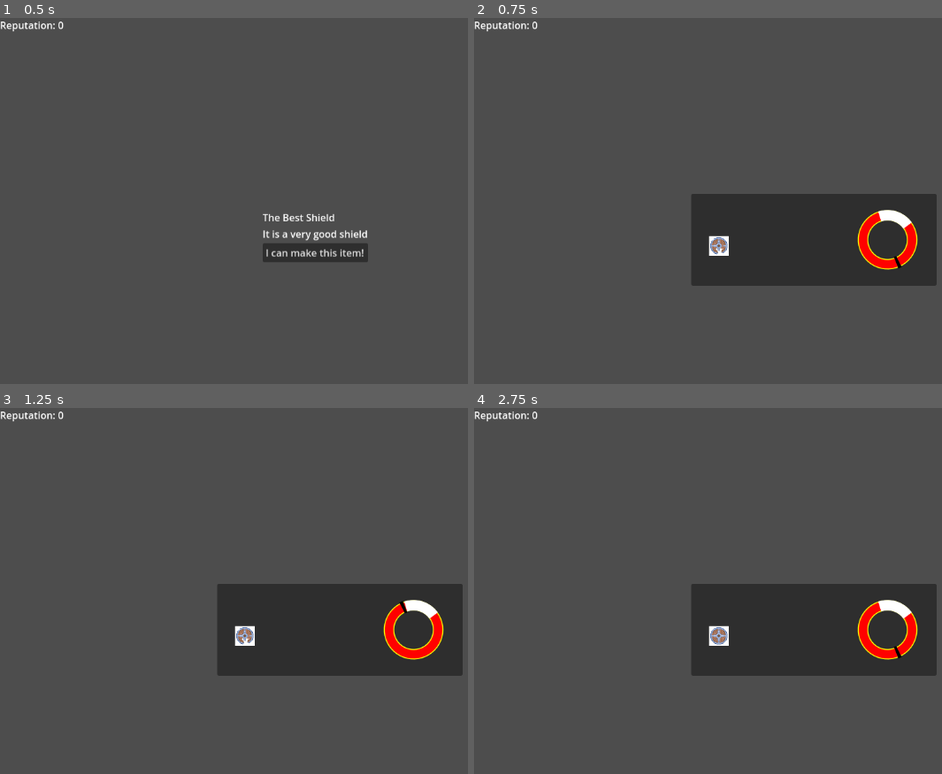
Above: before the commit, frames 1-4 (two rows, left to right).
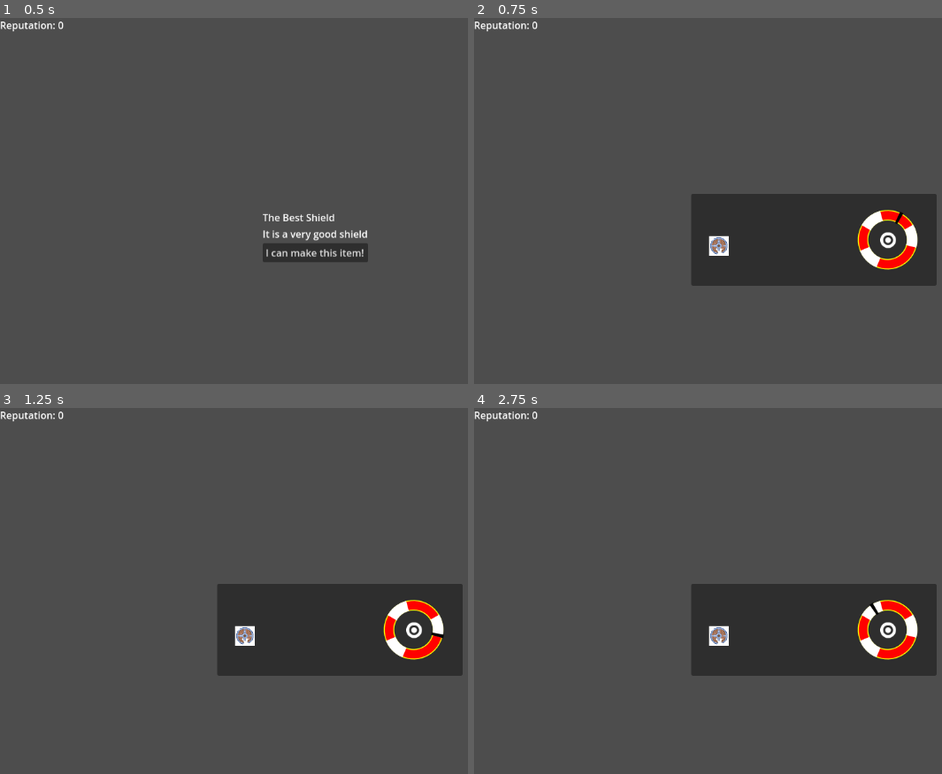
Above: after the commit, the same moments.

Repository: shapeshiftingrabbits/godot-wild-jam-68
Game: Godot game, scene res://scenes/shop.tscn
The game is run twice, just before and just after one commit, with the same random seed, the same clock (stepped at 60 frames per second) and the same inputs.
Inputs:
- Up to frame 1 (0.5 s): no input
- Up to frame 2 (0.75 s): click "I can make this item!" at 0.5 s
- Up to frame 3 (1.25 s): no input
- Up to frame 4 (2.75 s): hold Space (minigame_interact) 1.28-2.03 s; tap Enter at 2 s; tap Space (minigame_interact) at 2.1 s

Frame 1 is identical in both runs. In frame 2, 0.7% of the frame differs, in the area x 82-95%, y 52-69%; in frame 3, 0.7%; in frame 4, 0.8%, in the area x 50-95%, y 52-69%.

Commit message:
Hammer game improvements

Diff:
--- a/default_bus_layout.tres
+++ b/default_bus_layout.tres
@@ -22,3 +22,9 @@
 bus/2/send = &"SFX"
 bus/2/effect/0/effect = SubResource("AudioEffectReverb_fxb0d")
 bus/2/effect/0/enabled = true
+bus/3/name = &"Errors"
+bus/3/solo = false
+bus/3/mute = false
+bus/3/bypass_fx = false
+bus/3/volume_db = 0.0
+bus/3/send = &"SFX"
--- a/scenes/forge_tool.gd
+++ b/scenes/forge_tool.gd
@@ -1,45 +1,88 @@
 extends Node2D
+
 signal hit
+signal missed
+signal rejected
+signal hit_ready_changed(hit_ready: bool)
 
-@export var loop_time_seconds: float = 1.0
-@export var difficulty: int = 5
+var time = 0.0
+var loop_time = 2.4 # seconds
+var interactible = true
+var currently_in_target = false
+var hit_ready = true:
+	set(value):
+		var old_value = hit_ready
+		hit_ready = value
 
-var time: float = 0
-var interactible = true
-var hit_this_loop = false
+		if old_value != value:
+			hit_ready_changed.emit(value)
+
+var target_times = [
+	{ "from": 0.4, "to": 0.7 },
+	{ "from": 1.35, "to": 1.65 },
+	{ "from": 2.0, "to": 2.3 },
+]
+
+var RADIAN_TOP = -(TAU / 4)
+var TARGET_SCRIPT = load("res://scripts/hammer_indicator_target.gd")
+
+func _ready():
+	for target_time in target_times:
+		var target_length = absf(target_time["to"] - target_time["from"]) / loop_time
+		var time_range_center = (target_time["to"] + target_time["from"]) / 2
+		var target_rotation = RADIAN_TOP + TAU * (time_range_center / loop_time)
+
+		var target = Node2D.new()
+		target.set_script(TARGET_SCRIPT)
+		target.rotation = target_rotation
+		target.length = target_length
+
+		add_child(target)
 
 func _process(delta):
-	var mod_before = fmod(time, loop_time_seconds)
+	if not interactible:
+		return
 
 	time += delta
 
-	%Current.rotation = fmod(time / loop_time_seconds, 1.0) * TAU
-	# TODO: probably should be elsewhere
-	%Target.difficulty = difficulty
-	%Target.rotation = TAU * offset_ratio()
+	var was_in_target = currently_in_target
+	currently_in_target = in_target_time()
 
-	if fmod(time, loop_time_seconds) < mod_before:
-		hit_this_loop = false
+	%Current.rotation = RADIAN_TOP + fmod(time / loop_time, 1.0) * TAU
+
+	if was_in_target && not currently_in_target && not hit_ready:
+		hit_ready = true
+		var indicator = %Indicator as Sprite2D
+		var texture = indicator.texture as AtlasTexture
+		texture.region = Rect2(100, 300, 50, 50)
 
 func _input(event):
-	if interactible && event is InputEvent:
-		if event.is_action_pressed("minigame_interact") && in_target_time():
-			if not hit_this_loop:
-				hit_this_loop = true
-				hit.emit()
+	if not interactible:
+		return
 
-func offset_ratio():
-	var is_tock = floori(time / loop_time_seconds) % 2
-	return 0.7 if is_tock else 0.8
+	if event is InputEvent && event.is_action_pressed("minigame_interact"):
+		try_hit()
 
 func in_target_time():
-	var target_time_duration = loop_time_seconds / difficulty
-	var start_time = loop_time_seconds * offset_ratio() - target_time_duration / 2
-	var end_time = start_time + target_time_duration
+	var normalized_time = fmod(time, loop_time)
 
-	var normalized_time = fmod(time, loop_time_seconds)
+	for target_time in target_times:
+		if normalized_time >= target_time["from"] && normalized_time <= target_time["to"]:
+			return true
 
-	return normalized_time >= start_time && normalized_time <= end_time
+	return false
+
+func try_hit():
+	if not hit_ready:
+		rejected.emit()
+		return
+
+	hit_ready = false
+
+	if currently_in_target:
+		hit.emit()
+	else:
+		missed.emit()
 
 func enable():
 	interactible = true
@@ -51,3 +94,9 @@
 
 func reset():
 	time = 0.0
+	currently_in_target = false
+	hit_ready = true
+
+func _on_hit_ready_changed(is_hit_ready: bool):
+	var indicator = %Indicator as Sprite2D
+	indicator.visible = is_hit_ready
--- a/scenes/forge_tool.tscn
+++ b/scenes/forge_tool.tscn
@@ -6,7 +6,14 @@
 [ext_resource type="Script" path="res://scripts/hammer_indicator_target.gd" id="3_juhck"]
 [ext_resource type="AudioStream" uid="uid://ish4hf4dkf2k" path="res://assets/audio/impactMetal_medium_001.ogg" id="3_mgvqn"]
 [ext_resource type="Script" path="res://scripts/hammer_indicator_current.gd" id="4_dclto"]
+[ext_resource type="Texture2D" uid="uid://cvhcg2sv38511" path="res://assets/game_icons_white1x.png" id="4_f4ibi"]
 [ext_resource type="AudioStream" uid="uid://ccv324m81iqkt" path="res://assets/audio/impactMetal_medium_002.ogg" id="4_wqiuu"]
+[ext_resource type="AudioStream" uid="uid://4g0uhg3us1yg" path="res://assets/audio/impactBell_heavy_003.ogg" id="8_ftyy0"]
+[ext_resource type="AudioStream" uid="uid://bxga8aeyhsesx" path="res://assets/audio/error_002.ogg" id="9_yop45"]
+
+[sub_resource type="AtlasTexture" id="AtlasTexture_trf48"]
+atlas = ExtResource("4_f4ibi")
+region = Rect2(100, 300, 50, 50)
 
 [sub_resource type="AudioStreamRandomizer" id="AudioStreamRandomizer_1ey2p"]
 streams_count = 3
@@ -17,6 +24,16 @@
 stream_2/stream = ExtResource("4_wqiuu")
 stream_2/weight = 1.0
 
+[sub_resource type="AudioStreamRandomizer" id="AudioStreamRandomizer_x2wje"]
+streams_count = 1
+stream_0/stream = ExtResource("8_ftyy0")
+stream_0/weight = 1.0
+
+[sub_resource type="AudioStreamRandomizer" id="AudioStreamRandomizer_7mn0v"]
+streams_count = 1
+stream_0/stream = ExtResource("9_yop45")
+stream_0/weight = 1.0
+
 [node name="Node2D" type="Node2D"]
 script = ExtResource("1_bi3tk")
 
@@ -26,16 +43,34 @@
 
 [node name="Target" type="Node2D" parent="."]
 unique_name_in_owner = true
+visible = false
 rotation = 4.71239
 script = ExtResource("3_juhck")
+length = 0.2
+
+[node name="Indicator" type="Sprite2D" parent="."]
+unique_name_in_owner = true
+texture = SubResource("AtlasTexture_trf48")
 
 [node name="Current" type="Node2D" parent="."]
 unique_name_in_owner = true
+z_index = 1
 script = ExtResource("4_dclto")
 
-[node name="Audio" type="AudioStreamPlayer" parent="."]
-unique_name_in_owner = true
+[node name="HitAudio" type="AudioStreamPlayer" parent="."]
 stream = SubResource("AudioStreamRandomizer_1ey2p")
 bus = &"Hammer"
 
-[connection signal="hit" from="." to="Audio" method="play" binds= [0.0]]
+[node name="MissAudio" type="AudioStreamPlayer" parent="."]
+stream = SubResource("AudioStreamRandomizer_x2wje")
+bus = &"Errors"
+
+[node name="RejectedAudio" type="AudioStreamPlayer" parent="."]
+stream = SubResource("AudioStreamRandomizer_7mn0v")
+volume_db = -8.0
+bus = &"Errors"
+
+[connection signal="hit" from="." to="HitAudio" method="play" binds= [0.0]]
+[connection signal="hit_ready_changed" from="." to="." method="_on_hit_ready_changed"]
+[connection signal="missed" from="." to="MissAudio" method="play" binds= [0.0]]
+[connection signal="rejected" from="." to="RejectedAudio" method="play" binds= [0.0]]
--- a/scripts/hammer_indicator_target.gd
+++ b/scripts/hammer_indicator_target.gd
@@ -22,12 +22,14 @@
 		antialias = value
 		queue_redraw()
 
-@export var difficulty: int = 6:
+@export_range(0.0, 1.0) var length = 0.1:
 	set(value):
-		difficulty = value
+		length = value
 		queue_redraw()
 
 func _draw():
-	var width = TAU / difficulty
+	var total_arc = TAU * length
+	var start = -total_arc / 2
+	var end = total_arc / 2
 
-	draw_arc(Vector2(0, 0), radius, TAU - (width / 2), TAU + width / 2, roundi(radius), fill_color, thickness, antialias)
+	draw_arc(Vector2(0, 0), radius, start, end, roundi(radius), fill_color, thickness, antialias)
Not shown, added: assets/audio/error_002.ogg.import
Not shown, added: assets/audio/impactBell_heavy_003.ogg.import
Binary file added: assets/game_icons_white1x.png
Not shown, added: assets/game_icons_white1x.png.import
Not shown: 1 places in scenes/forge_tool.tscn that only renumber resources
Not shown, added: assets/audio/error_002.ogg
Not shown, added: assets/audio/impactBell_heavy_003.ogg
